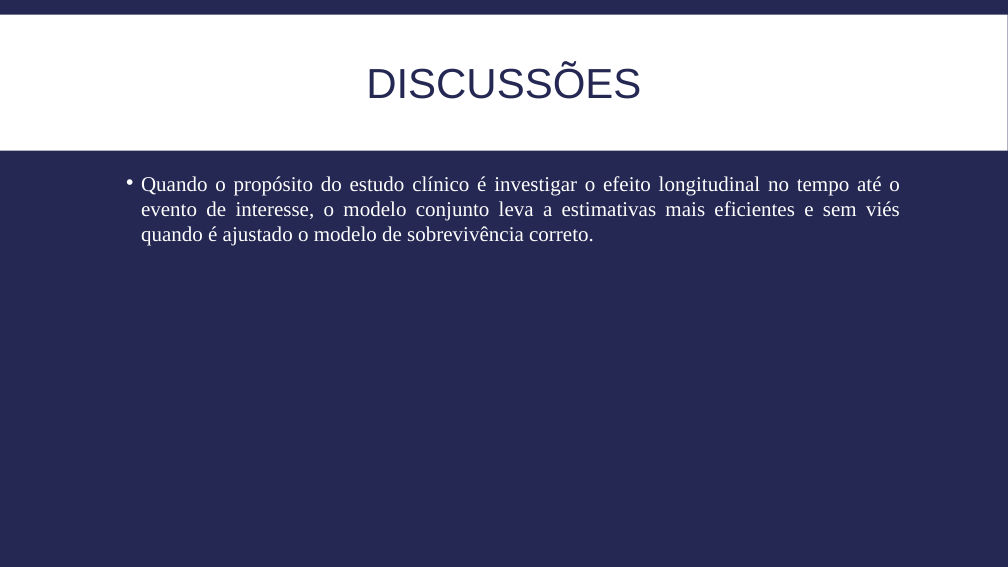
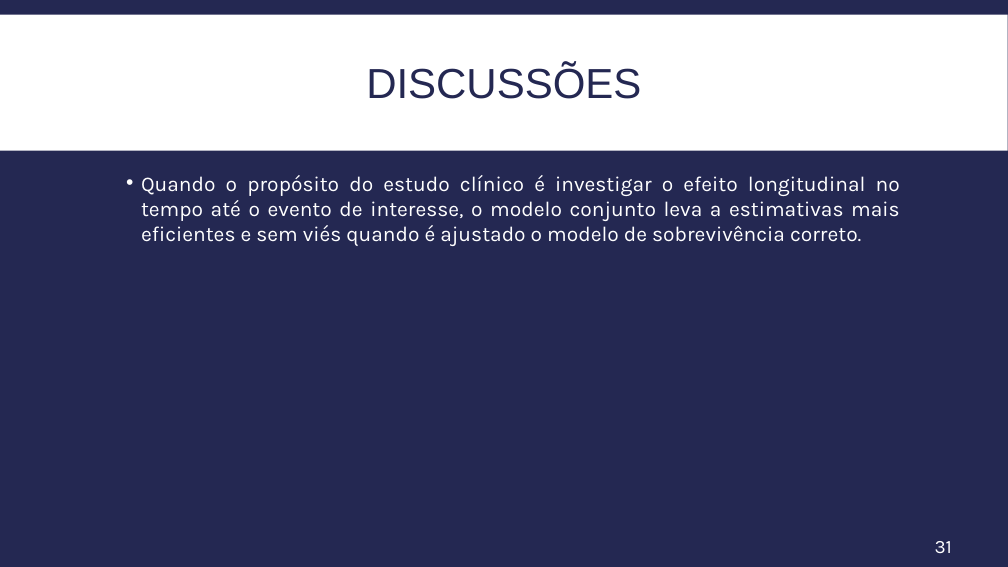
Before and after one commit to itff/Seminarios2, a slide deck: slide 31 of Apresentacao_Editado.pptx (slide 32 before the commit). Drawn at 1008x567 pixels with LibreOffice and Linux fonts; fonts in the diff are those of the drawing. Boxes give left, top, right and bottom in pixels: in the first picture for what was removed or moved away, otherwise in the second. Text is boxed around its words. In the diff, an @@ line names an element or a change of style, - is before the commit and + after.

```diff
--- a/Apresentacao_Editado.pptx
+++ b/Apresentacao_Editado.pptx
@@ text "Quando o propósito do estudo ..." at box(141, 175, 900, 246): font Times New Roman to Karla @@
@@ page number added at box(935, 541, 952, 553), 18 pt, text #FFFFFF @@
+31
```
Also in this commit, not shown: 31 other slides changed, 1 slide removed.
